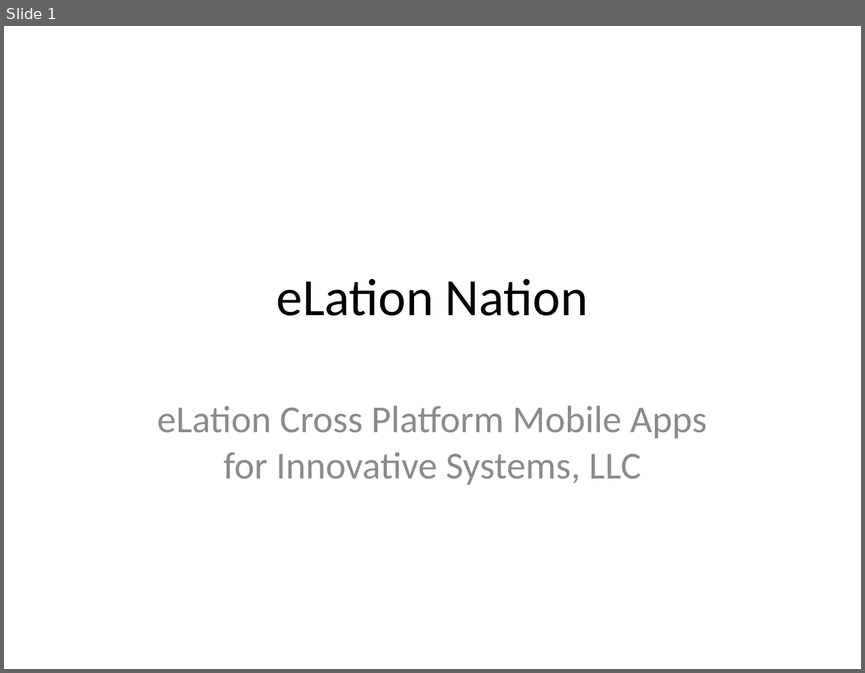
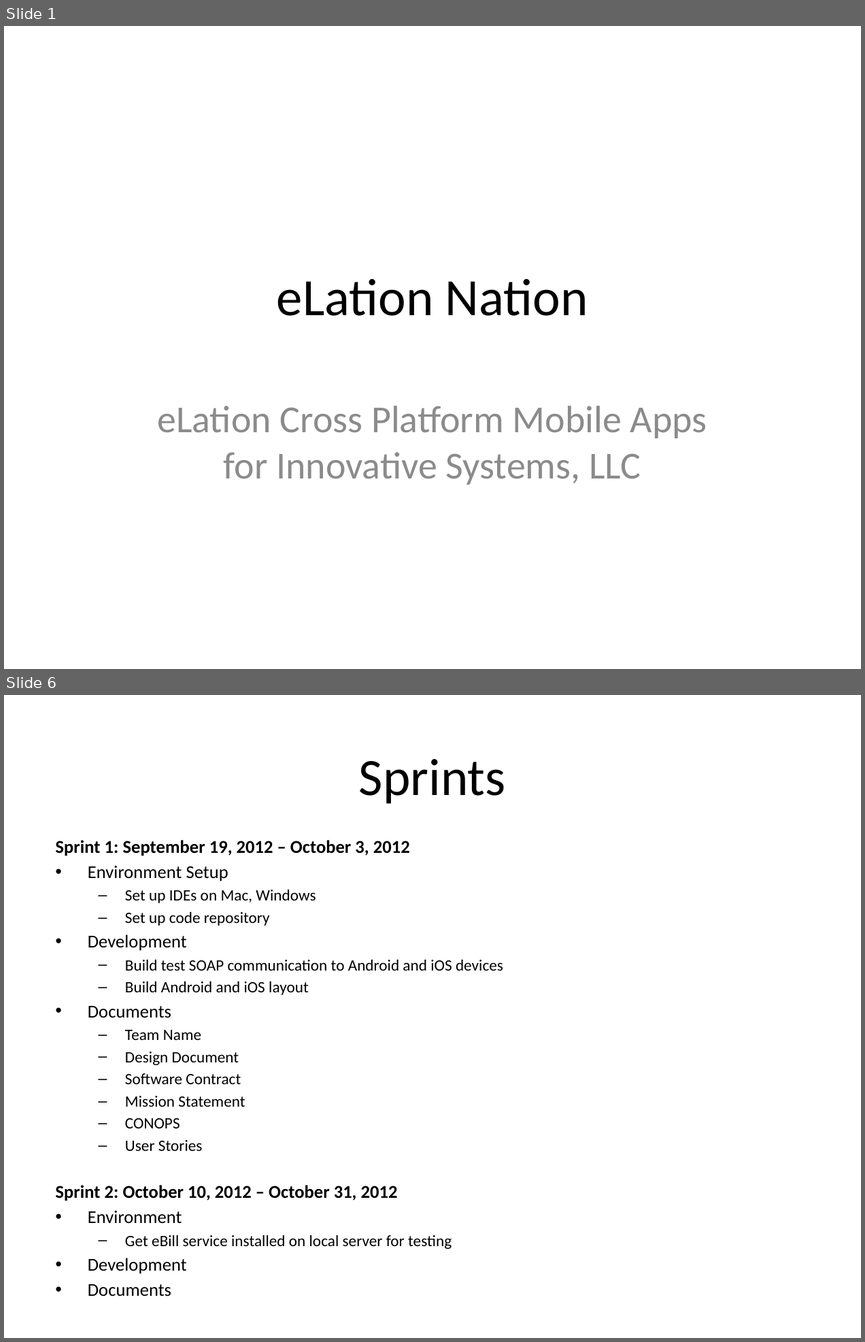
Before and after one commit to SDSMT-CSC/ECPMA, a slide deck: Documentation/Presentation1.pptx. Shown one above the other, each under a label of ours: slide 1 before the commit, slides 1 and 6 after it; the slides between them are not shown. The pictures are 865x673 and 865x1342 pixels, drawn with LibreOffice and Linux fonts; fonts in the diff are those of the drawing. Boxes give left, top, right and bottom in pixels: in the first picture for what was removed or moved away, otherwise in the second. Text is boxed around its words. In the diff, an @@ line names an element or a change of style, - is before the commit and + after.

Commit message:
updated powerpoint and mission statement

```diff
--- a/Documentation/Presentation1.pptx
+++ b/Documentation/Presentation1.pptx
@@ slide 6 added at (x1=4, y1=695, x2=861, y2=1338), background #FFFFFF @@
@@ title added at (x1=359, y1=759, x2=506, y2=804), 44 pt, text #000000 @@
+Sprints
@@ text added at (x1=56, y1=840, x2=503, y2=1274), 13.3 pt, text #000000 @@
+Sprint 1: September 19, 2012 – October 3, 2012
+• Environment Setup
+  – Set up IDEs on Mac, Windows
+  – Set up code repository
+• Development
+  – Build test SOAP communication to Android and iOS devices
+  – Build Android and iOS layout
+• Documents
+  – Team Name
+  – Design Document
+  – Software Contract
+  – Mission Statement
+  – CONOPS
+  – User Stories
+Sprint 2: October 10, 2012 – October 31, 2012
+• Environment
+  – Get eBill service installed on local server for testing
+• Development
+• Documents
```
Also in this commit, not shown: 4 slides changed, 1 other slide added, 1 other file.
